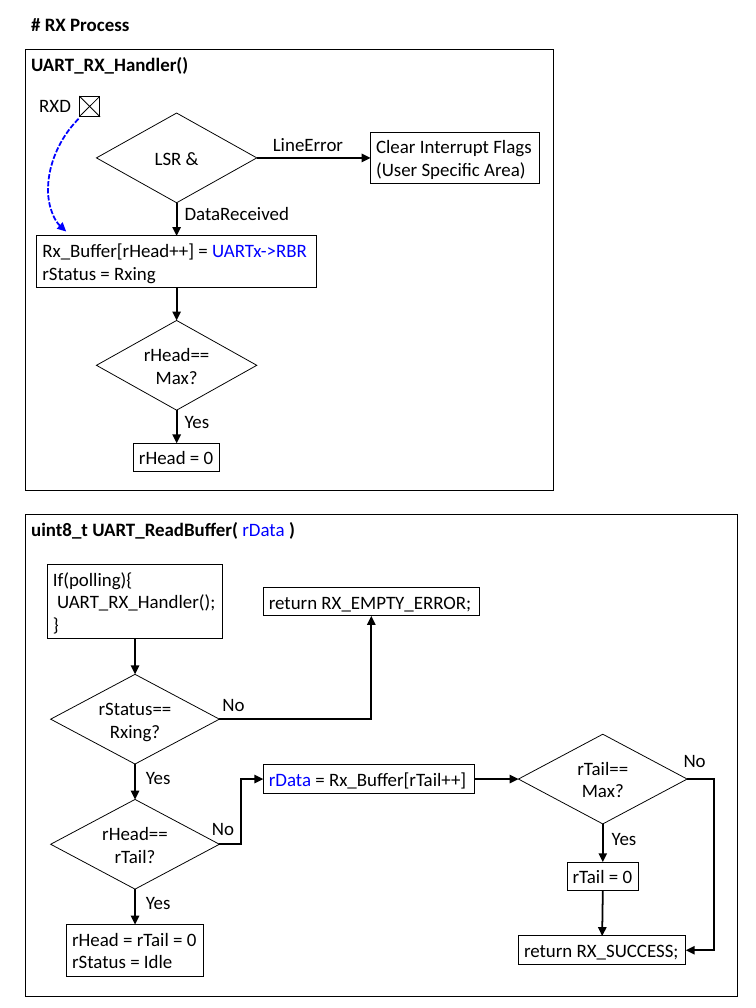
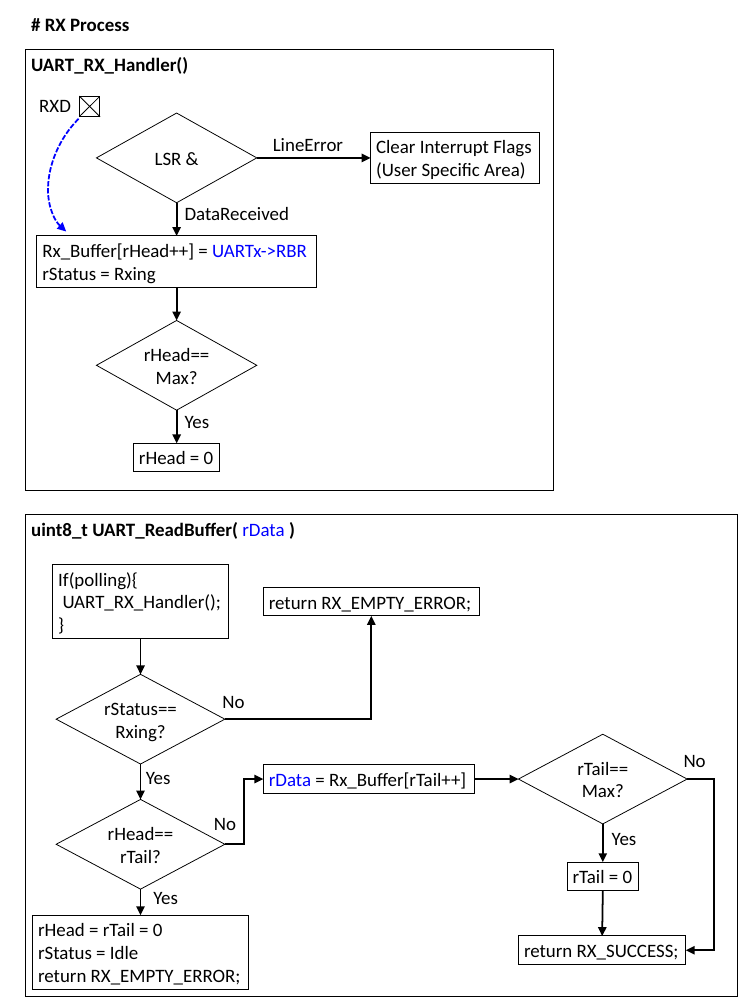
Before and after one commit to dsong831/MISC, a slide deck: slide 3 of ABOV/UART/Application note/New UART Flow Chart.pptx. Drawn at 756x1008 pixels with LibreOffice and Linux fonts; fonts in the diff are those of the drawing. Boxes give left, top, right and bottom in pixels: in the first picture for what was removed or moved away, otherwise in the second. Text is boxed around its words. In the diff, an @@ line names an element or a change of style, - is before the commit and + after.

```diff
--- a/ABOV/UART/Application note/New UART Flow Chart.pptx
+++ b/ABOV/UART/Application note/New UART Flow Chart.pptx
@@ elbow arrow moved from (219, 719) - (371, 616) to (225, 719) - (371, 616) @@
@@ 2 diamonds, 2 arrows, 1 rectangle moved together from (x1=47, y1=565, x2=223, y2=889) to (x1=53, y1=565, x2=229, y2=889) @@
@@ elbow arrow moved from (219, 844) - (263, 779) to (225, 844) - (263, 779) @@
@@ text "No" moved from (x1=212, y1=823, x2=234, y2=835) to (x1=214, y1=818, x2=236, y2=830) @@
@@ arrow moved from (135, 889) - (135, 925) to (141, 889) - (141, 915) @@
@@ text "Yes" moved from (x1=146, y1=897, x2=171, y2=909) to (x1=153, y1=892, x2=178, y2=904) @@
@@ rectangle "rHead = rTail = 0" resized from (x1=66, y1=925, x2=204, y2=977) to (x1=32, y1=915, x2=248, y2=990) @@
@@ text in rectangle at (x1=38, y1=969, x2=241, y2=985): paragraph added @@
+return RX_EMPTY_ERROR;
```
Also in this commit, not shown: 1 other slide changed, 2 other files.
